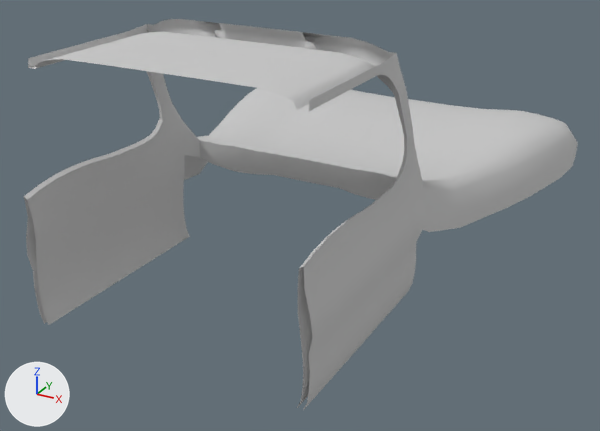
The FBX model CrowUnitySouces/Assets/Models/DashBoard/SM_Dash_CarV2.FBX: old version first, new version second.
Rendered twice from a 50 mm lens placed at (39.4, -68.1, 26.5), pointed at (-0.9, 5.2, -10.1). Arrows for +X, +Y and +Z are at lower left; the lights stay in place. Where no turn or scale is listed for an object, it has been applied to the vertices.

Before the edit, the objects in view are built like this:
```python
mat_material__37 = principled_material('Material #37')
mat_material__37.base_color = (0.588, 0.588, 0.588)  # light grey #cacaca
mat_material__37.roughness = 0.859
me_mesh = bpy.data.meshes.new('Mesh')
me_mesh.from_pydata(...)  # 1143 vertices, 2054 faces; spans x -22.5..22.4, y -21.1..41.6, z -13.8..12.0
me_mesh.materials.append(mat_material__37)  # light grey #cacaca
ob_object001 = bpy.data.objects.new('Object001', me_mesh)
ob_object001.location = (0.0, 0.0, 0.0)
```
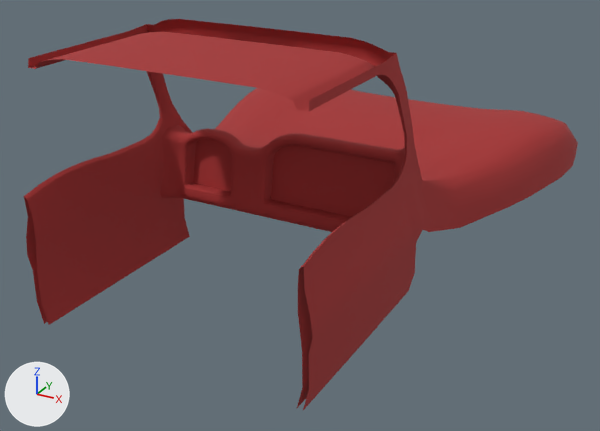
Boxes (x1, y1, x2, y2) around the edits, measured in the pictures (600 x 431 px; the box of a moved part takes in the faces that stretch with it):
'Object001', recoloured, reshaped (grey to red)
    both: (24, 19, 578, 410)
'Dash Base', added (red)
    after: (160, 125, 405, 232)
part 1 of me_mesh, moved or reshaped
    before: (24, 23, 416, 410)
    after: (24, 23, 407, 287)
part 2 of me_mesh, moved or reshaped
    before: (263, 94, 463, 188)
    after: (302, 94, 463, 148)

What changed in the scene script:
```text
Change mat_material__37:
    mat_material__37.base_color: (0.588, 0.588, 0.588) -> (0.384, 0.0275, 0.0275)  # light grey #cacaca -> red #a72e2e
Change me_mesh:
    used by ob_object001; location = (0.0, 0.0, 0.0)
    remove me_mesh.from_pydata(...)  # 1143 vertices, 2054 faces; spans x -22.5..22.4, y -21.1..41.6, z -13.8..12.0
    add me_mesh.from_pydata(...)  # 1056 vertices, 1900 faces; spans x -22.5..22.4, y -21.1..41.5, z -13.8..12.0
    me_mesh part 1: 7 vertices moved from x -5.4..12.5, y -5.1..-3.1, z 9.0..12.0 to x -4.3..12.5, y -5.1..-3.1, z 9.0..12.0; 203 vertices removed from x -14.6..14.5, y -21.1..1.2, z -13.8..10.1; 127 vertices added at x -13.7..13.7, y -21.1..-1.6, z -1.3..10.2
    me_mesh part 2: 15 vertices moved from x -4.8..4.8, y 4.1..41.5, z -7.2..-3.1 to x -3.6..3.5, y 4.1..41.5, z -7.2..-3.1; 18 vertices removed from x -4.7..0.0, y 4.1..41.6, z -7.2..-3.1; 7 vertices added at x -3.5..-1.2, y 4.1..41.5, z -7.2..-3.1
Add me_mesh_001:
    me_mesh_001.from_pydata(...)  # 887 vertices, 1652 faces; spans x -13.7..13.7, y -2.4..3.0, z -5.5..4.6
    me_mesh_001.materials.append(mat_material__37)  # red #a72e2e
Add ob_dash_base:
    ob_dash_base = bpy.data.objects.new('Dash Base', me_mesh_001)
    ob_dash_base.location = (-0.05, -0.68, -2.42)
```
